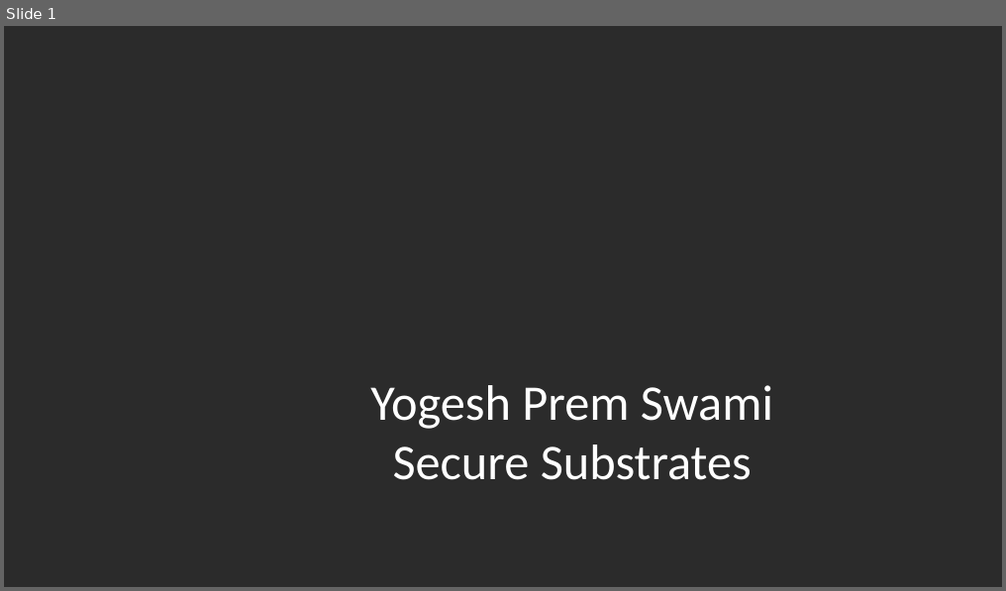
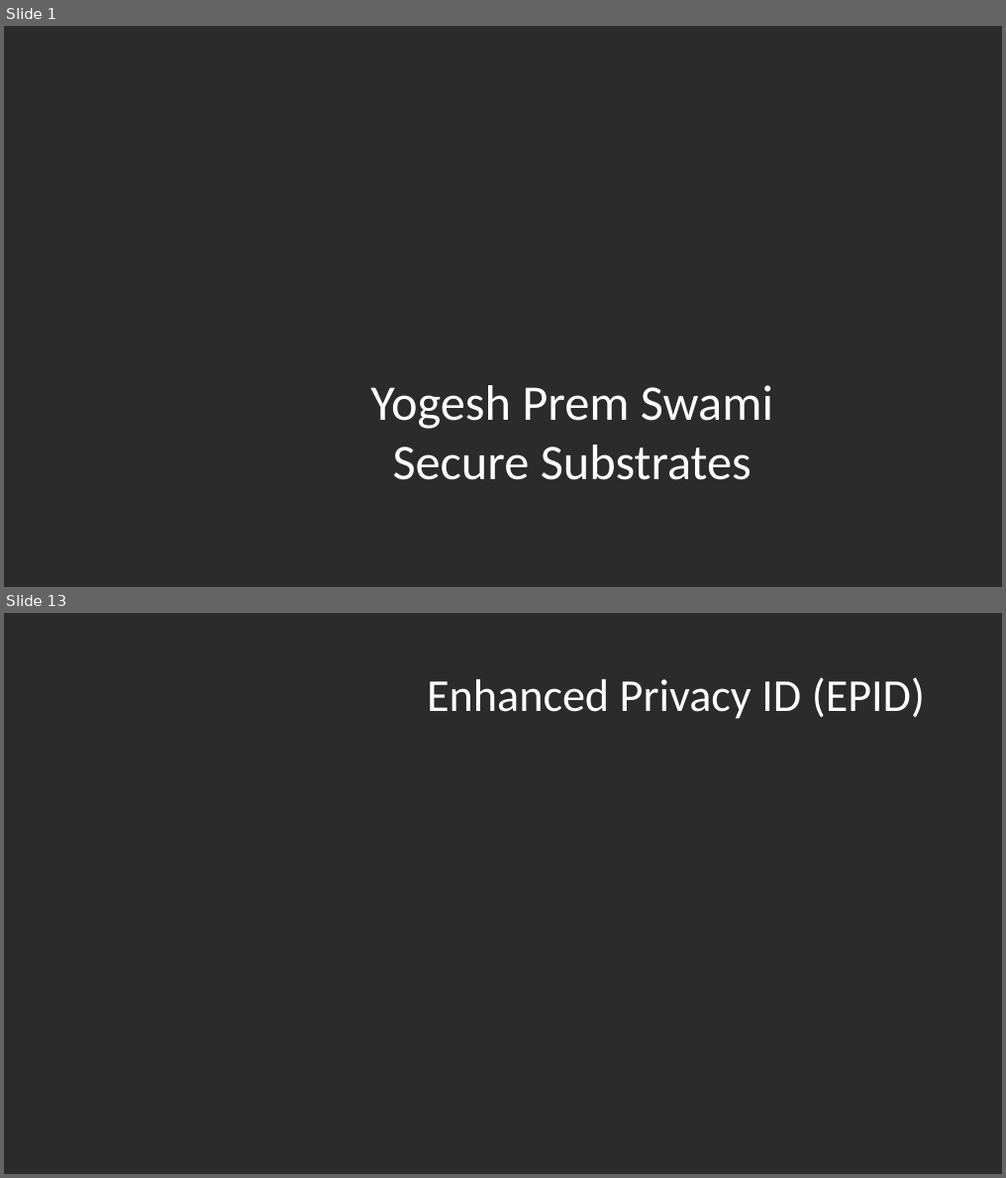
Before and after one commit to axelexic/sgx_remote_attestation_bh_17, a slide deck: presentation/bhusa17_yogesh_swami.pptx. Shown one above the other, each under a label of ours: slide 1 before the commit, slides 1 and 13 after it; the slides between them are not shown. The pictures are 1006x591 and 1006x1178 pixels, drawn with LibreOffice and Linux fonts; fonts in the diff are those of the drawing; background and template pictures are left out; a plain dark background stands for a picture behind light text. Boxes give left, top, right and bottom in pixels: in the first picture for what was removed or moved away, otherwise in the second. Text is boxed around its words. In the diff, an @@ line names an element or a change of style, - is before the commit and + after.

```diff
--- a/presentation/bhusa17_yogesh_swami.pptx
+++ b/presentation/bhusa17_yogesh_swami.pptx
@@ slide 13 added at [4, 613, 1002, 1174], background picture (left out) @@
@@ title added at [427, 677, 925, 719], 44 pt, text #FFFFFF @@
+Enhanced Privacy ID (EPID)
```
Also in this commit, not shown: 2 slides changed, 14 other slides added, 1 slide removed, 1 other file.
